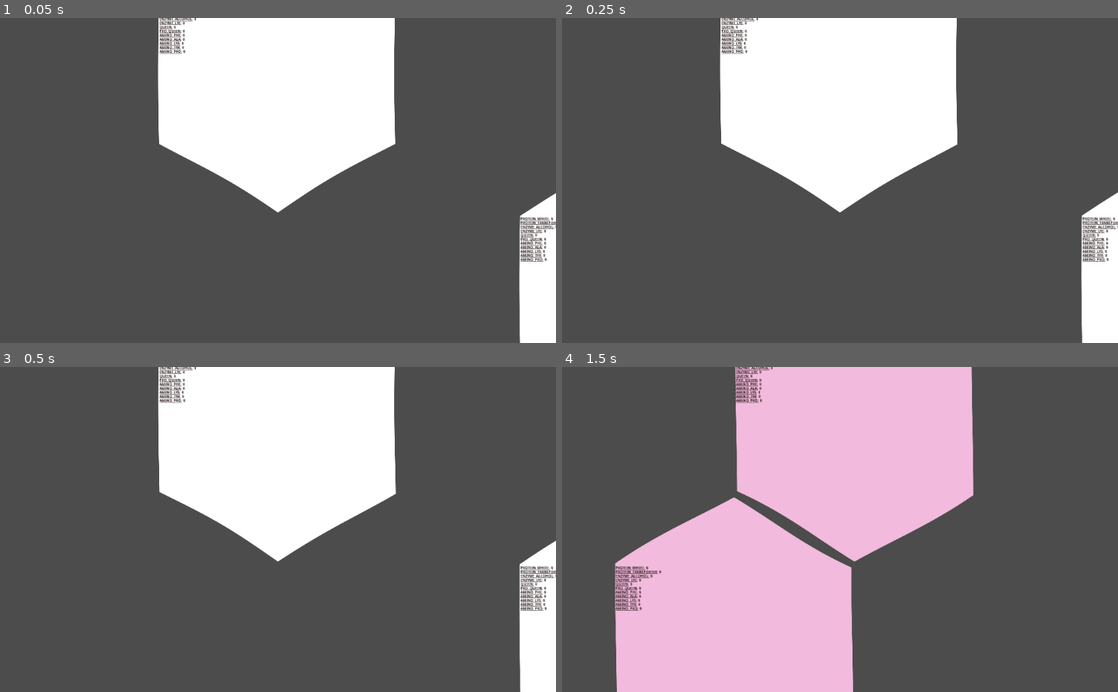
Above: before the commit, frames 1-4 (two rows, left to right).
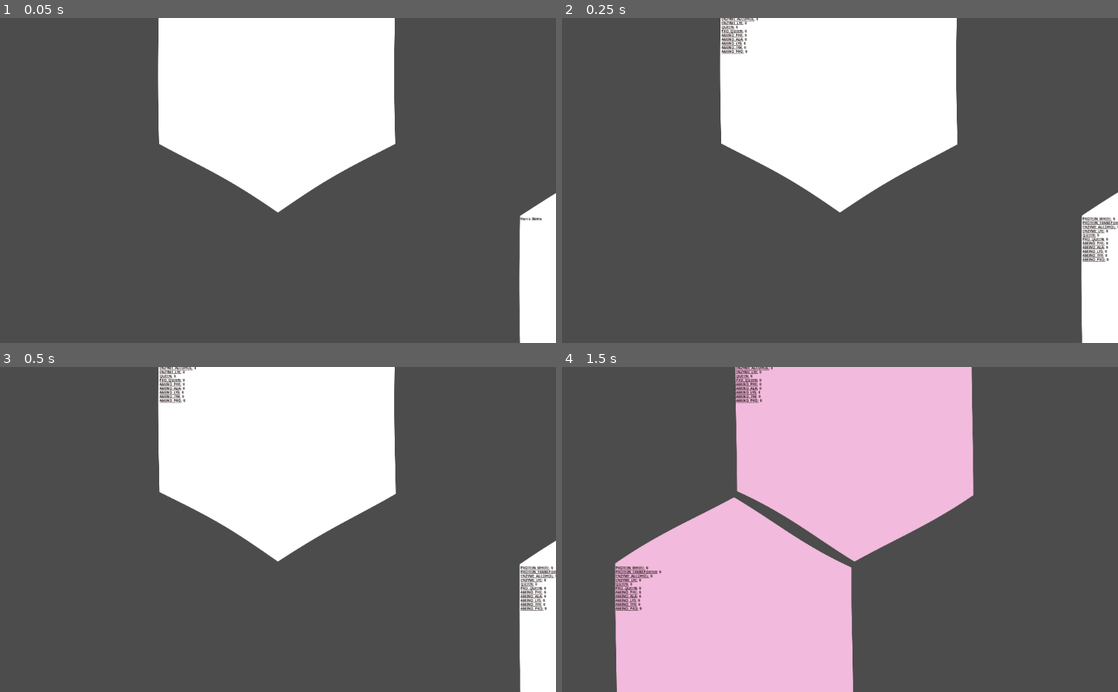
Above: after the commit, the same moments.

Repository: tobyp/hackathon2020
Game: Godot game, scene res://main.tscn
The game is run twice, just before and just after one commit, with the same random seed, the same clock (stepped at 60 frames per second) and the same inputs.
Inputs (mouse positions are in pixels of both pictures, inside the frame that each line leads up to):
- Up to frame 1 (0.05 s): no input
- Up to frame 2 (0.25 s): no input
- Up to frame 3 (0.5 s): no input
- Up to frame 4 (1.5 s): tap Enter at 0.5 s; move the mouse to (962, 513) at 0.52 s; hold D 0.53-1.25 s; click (962, 513) at 0.67 s; drag from (728, 545) to (812, 594) at 1.27 s

The runs differ from the first frame. In frame 1, 0.9% of the frame differs, in the area x 28-100%, y 0-75%; in frame 2, nothing differs; in frame 3, nothing differs; in frame 4, nothing differs.

Commit message:
Fixed Particles enum

Diff:
--- a/cells/cell.gd
+++ b/cells/cell.gd
@@ -26,6 +26,7 @@
 ### UTILTIY/PRIVATE
 # Add new particles
 func add_particles(type, count: int = 1):
+	print("Adding %s amount of %s" % [count, type])
 	var old_count = particle_counts.get(type, 0)
 	var new_count = old_count + count
 	for i in count:
@@ -71,19 +72,12 @@
 func _ready():
 	rng.randomize()
 	$Gfx.set_material($Gfx.get_material().duplicate())
-	for t in Globals.ParticleType:
+	for t in Globals.ParticleType.values():
 		self.particle_counts[t] = 0
 		self.output_rules[t] = {}
 
-# Called every game step.
-#func simulate(): # TODO use this declaration instead of _physics_process once i know how to call it
-func _physics_process(delta):
-	_process_pressure()
-	_process_potential_recipes()
-	_display_debug()
-
 func _process_pressure():
-	for t in Globals.ParticleType:
+	for t in Globals.ParticleType.values():
 		var supply_own = self.particle_counts.get(t, 0)
 		var demand_total = 0
 		var demand_neighbors = {}
@@ -126,7 +120,7 @@
 		$RecipeButtons.add_child(button)
 
 func _craft(r: Recipe):
-	print("Crafting " + Globals.get_particle_type_name(r.output))
+	print("Crafting %s" % Globals.get_particle_type_name(r.output))
 	r.subtract_resources(particle_counts)
 
 func _input(event):
@@ -142,5 +136,6 @@
 func _display_debug():
 	var dbg = "";
 	for particle in Globals.ParticleType:
-		dbg += "[b][u]%s:[/u][/b] %s\n" % [particle, particle_counts.get(particle, 0)]
+		dbg += "[b][u]%s:[/u][/b] %s\n" % [particle, self.particle_counts.get(Globals.ParticleType[particle], 0)]
+	#print("Debug", self.particle_counts)
 	$DebugLabel.bbcode_text = dbg
--- a/cells/cell_particle.gd
+++ b/cells/cell_particle.gd
@@ -11,7 +11,6 @@
 # Called when the node enters the scene tree for the first time.
 func _ready():
 	rng.randomize()
-	print(typeof(collision_shape))
 
 func _physics_process(delta):
 	var motion = velocity * delta
--- a/cells/recipe.gd
+++ b/cells/recipe.gd
@@ -20,13 +20,13 @@
 	self.output = output
 
 func recipe_matches(particle_counts: Dictionary) -> bool:
-	for t in Globals.ParticleType:
+	for t in Globals.ParticleType.values():
 		if inputs.has(int(t)) or particle_counts[t] < inputs[t]:
 			return false
 	return true
 
 func subtract_resources(particle_counts: Dictionary):
-	for t in Globals.ParticleType:
+	for t in Globals.ParticleType.values():
 		if inputs.has(int(t)) or particle_counts[t] < inputs[t]:
 			print("Cannot craft…")
 		else:
--- a/grid/hex_grid.gd
+++ b/grid/hex_grid.gd
@@ -28,7 +28,6 @@
 	var node = grid.get(pos, null)
 	if node == null:
 		var cell = CellTscn.instance()
-		print("Created %s" % cell)
 		node = GridNode.new(cell, Vector2(x,y))
 		var pos_x = size_x * (float(x) + 0.5 if y % 2 != 0 else float(x))
 		var pos_y = size_y * y - (size_y / 2)
